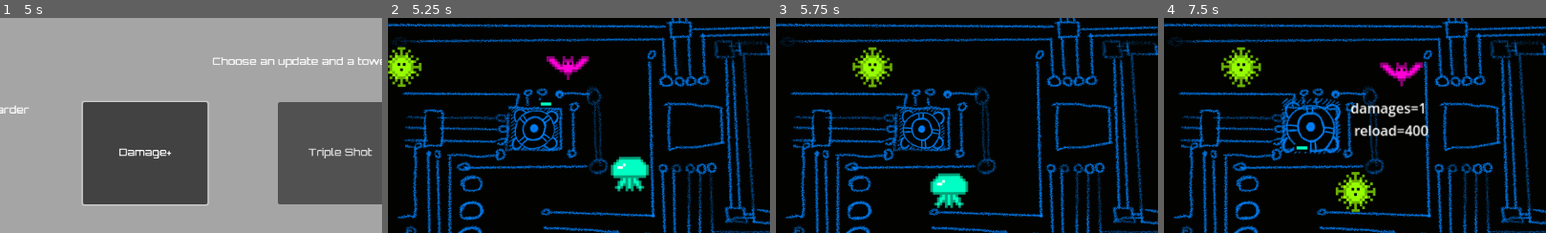
Above: before the commit, frames 1-4 (left to right).
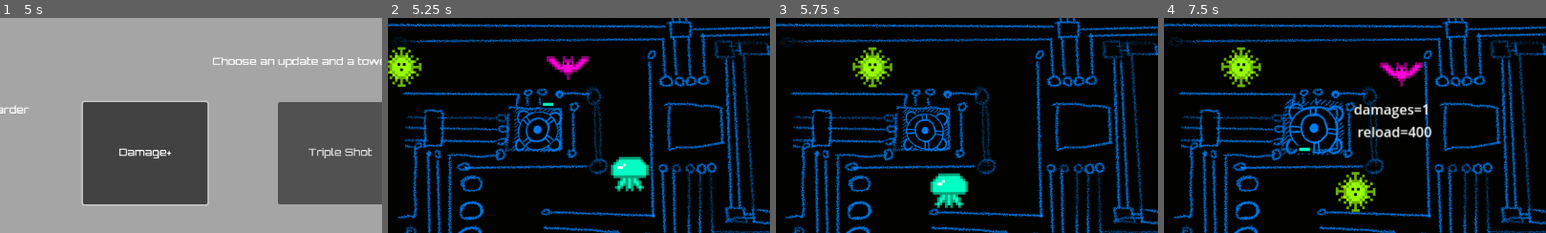
Above: after the commit, the same moments.

Repository: pbagnoud/minijam183
Game: Godot game, scene res://Scenes/main.tscn
The game is run twice, just before and just after one commit, with the same random seed, the same clock (stepped at 60 frames per second) and the same inputs.
Inputs (mouse positions are % of the whole screen's width and height, from its top left):
- Up to frame 1 (5 s): click ">>" at 0.5 s; click "Tower 1" at 1.25 s; click "Tower 2" at 2 s; click "Tower 3" at 2.75 s; click "Tower 4" at 3.5 s; click "Damage+" at 4.25 s
- Up to frame 2 (5.25 s): click "Next wave" at 5 s
- Up to frame 3 (5.75 s): no input
- Up to frame 4 (7.5 s): click ">>" at 5.75 s; click ">>" at 6.5 s; move the mouse to (24, 29) at 7.27 s; click (24, 29) at 7.42 s
The pictures show only the part of the screen within x 5-55%, y 3-53%; the shares and areas given below are measured in that part.

Frame 1 is identical in both runs. In frame 2, 2.0% of the frame differs, in the area x 31-46%, y 38-63%; in frame 3, 1.7%; in frame 4, 4.2%, in the area x 30-71%, y 36-64%.

Commit message:
decale towers

Diff:
--- a/minijam183/Scenes/main.tscn
+++ b/minijam183/Scenes/main.tscn
@@ -28,7 +28,7 @@
 expand_mode = 1
 
 [node name="Tower1" parent="." instance=ExtResource("2_8gbba")]
-position = Vector2(274, 199)
+position = Vector2(279, 201)
 
 [node name="Tower2" parent="." instance=ExtResource("2_8gbba")]
 position = Vector2(346, 390)
